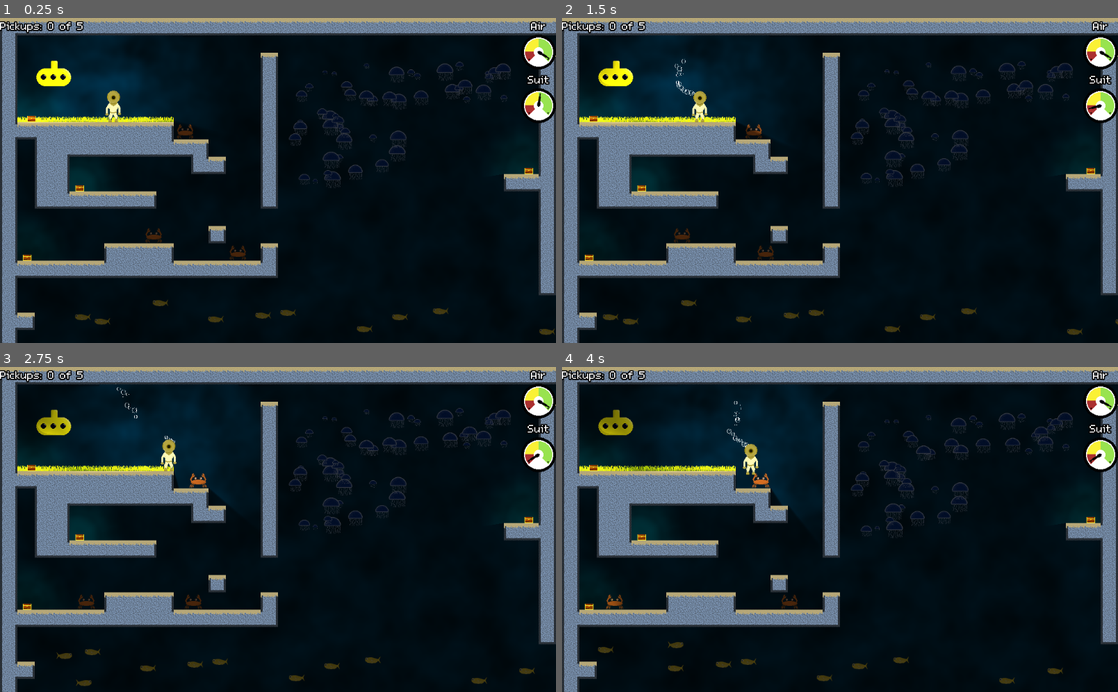
Above: before the commit, frames 1-4 (two rows, left to right).
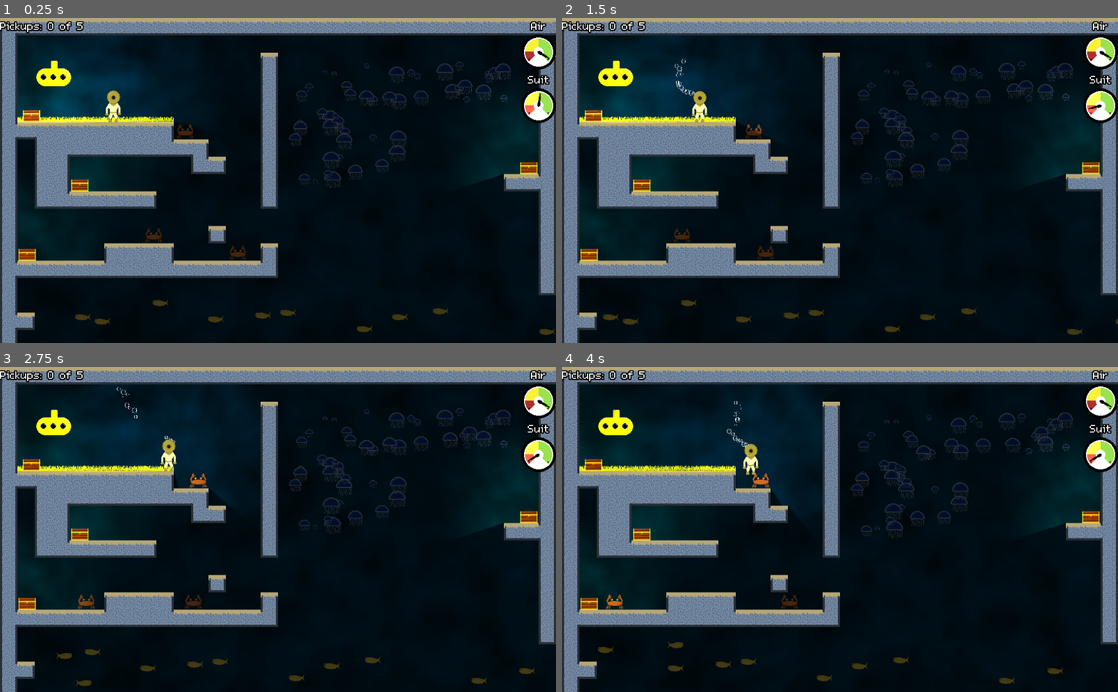
Above: after the commit, the same moments.

Repository: bengosney/diver
Game: Godot game, scene res://MainLevel/PlayableLevel.tscn
Same seed, same stepped clock (60 frames per second), same inputs: the game is played once before the commit and once after it. This scene is started directly instead of the project's main scene.
Inputs:
- Up to frame 1 (0.25 s): no input
- Up to frame 2 (1.5 s): tap Enter (ui_accept) at 0.5, 0.77 s; hold Down (buoyancy_dec) 0.53-1.28 s; hold Right (walk_right) from 0.53 s (still down); tap Up (buoyancy_inc) at 1.35 s
- Up to frame 3 (2.75 s): tap Enter (ui_accept) at 1.52 s; release Right (walk_right) at 2.03 s; hold Left (walk_left) from 2.03 s (still down); hold Down (buoyancy_dec) from 2.03 s (still down)
- Up to frame 4 (4 s): release Left (walk_left) at 2.78 s; release Down (buoyancy_dec) at 2.78 s; hold Right (walk_right) from 2.78 s (still down); tap Up (buoyancy_inc) at 2.85 s; tap Enter (ui_accept) at 3.02, 3.77 s; hold Down (buoyancy_dec) from 3.53 s (still down)

The runs differ from the first frame. In frame 1, 0.6% of the frame differs, in the area x 3-97%, y 13-75%; in frame 2, 0.7%; in frame 3, 1.0%; in frame 4, 1.1%.

Commit message:
Trying it with astar

Diff:
--- a/MainLevel/MainLevel.tscn
+++ b/MainLevel/MainLevel.tscn
@@ -46,23 +46,18 @@
 
 [node name="Chest" parent="PickUps" instance=ExtResource( 5 )]
 position = Vector2( 50, 376 )
-scale = Vector2( 0.5, 0.5 )
 
 [node name="Chest2" parent="PickUps" instance=ExtResource( 5 )]
 position = Vector2( 58, 124 )
-scale = Vector2( 0.5, 0.5 )
 
 [node name="Chest3" parent="PickUps" instance=ExtResource( 5 )]
 position = Vector2( 147, 251 )
-scale = Vector2( 0.5, 0.5 )
 
 [node name="Chest4" parent="PickUps" instance=ExtResource( 5 )]
 position = Vector2( 974, 218 )
-scale = Vector2( 0.5, 0.5 )
 
 [node name="Chest5" parent="PickUps" instance=ExtResource( 5 )]
 position = Vector2( 1482, 568 )
-scale = Vector2( 0.5, 0.5 )
 
 [node name="Enemies" type="Node2D" parent="."]
 
--- a/RandomLevel/RandomLevel.gd
+++ b/RandomLevel/RandomLevel.gd
@@ -1,7 +1,12 @@
 extends Node2D
+
+export(int) var level_seed = 1
+export(int) var chest_count = 1
 
 var _rng = RandomNumberGenerator.new()
 var _chest = preload("res://Chest/Chest.tscn")
+
+onready var astar = AStar2D.new()
 
 
 func vec_to_grid(vec: Vector2, cell_size: Vector2):
@@ -15,11 +20,47 @@
 	return Vector2(_rng.randf_range(0, extents.x), _rng.randf_range(0, extents.y))
 
 
+func id(point: Vector2):
+	var a = point.x
+	var b = point.y
+	return (a + b) * (a + b + 1) / 2 + b
+
+
+func build_astar():
+	var map = $Navigation2D/TileMap
+	var map_size = Vector2(80, 40)
+	var map_extents = map.cell_size * map_size
+
+	var used_cells = map.get_used_cells_by_id(2)
+
+	for cell in used_cells:
+		astar.add_point(id(cell), cell, 1.0)
+		if cell == Vector2(5, 4):
+			print("found player")
+		if cell == Vector2(18, 4):
+			print("found chest")
+		if cell.y == 4:
+			print(cell)
+
+	for cell in used_cells:
+		var neighbors = [Vector2.RIGHT, Vector2.LEFT, Vector2.DOWN, Vector2.UP]
+		for neighbor in neighbors:
+			var next_cell = cell + neighbor
+			if used_cells.has(next_cell):
+				astar.connect_points(id(cell), id(next_cell), false)
+
+	return astar
+
+
 func _ready():
-	_rng.seed = 1
+	init_level()
+
+
+func init_level():
+	_rng.seed = level_seed
 	var noise = OpenSimplexNoise.new()
 
-	noise.seed = 1
+	noise.seed = level_seed
 	noise.octaves = 4
 	noise.period = 20
 	noise.persistence = 0.8
@@ -39,6 +80,10 @@
 			var n = noise.get_noise_2dv(p)
 			map.set_cellv(p, 1 if n > 0 else 2)
 
+	for x in range(2, 8):
+		for y in range(2, 8):
+			map.set_cell(x, y, 2)
+
 	for x in range(0, map_size.x):
 		map.set_cell(x, 0, true)
 		map.set_cell(x, map_size.y - 1, true)
@@ -51,25 +96,35 @@
 	map.update_bitmask_region()
 
 	var cells = map.get_used_cells_by_id(1)
-
 	var from = $Player.position
-
 	var chest_positions = []
 
-	for i in range(10):
+	var empty_cells = map.get_used_cells_by_id(2)
+
+	var astar = build_astar()
+	for i in range(1):
 		var path: Array = []
 		var chest_pos: Vector2
 		var new_chest = _chest.instance()
 		var pos: Vector2
+		var attempts = 0
 		while len(path) == 0:
+			if attempts > 0:
+				print("bad seed")
+				break
+			attempts += 1
+
+			pos = empty_cells[randi() % empty_cells.size()]
+
 			pos = rng_vec(map_extents)
+			pos = $ColorRect.rect_position
 			var map_pos = map.world_to_map(pos)
 			if map.get_cellv(map_pos) == 2:
 				var mov = Vector2.DOWN * map.cell_size.y
 				while map.get_cellv(map_pos) == 2:
 					pos = pos + mov
 					map_pos = map.world_to_map(pos)
-				pos = pos - mov
+				pos = (pos - mov) - Vector2.UP
 
 				chest_pos = vec_to_grid(pos, map.cell_size) + new_chest.get_offset()
 				var too_close = false
@@ -78,8 +133,16 @@
 						too_close = true
 
 				if not too_close:
-					path = $Navigation2D.get_simple_path(from, chest_pos)
+					#path = $Navigation2D.get_simple_path(from, chest_pos, false)
+					print(from, " : ", chest_pos)
+					print(map.world_to_map(from), " - ", map.world_to_map(chest_pos))
+					var a = id(map.world_to_map(from))
+					#var b = id(map.world_to_map(from + (Vector2.RIGHT * 128)))
+					var b = id(map.world_to_map(chest_pos) - Vector2.UP)
+					print(a, " : ", b)
+					path = astar.get_point_path(a, b)
 
+		print(path)
 		chest_positions.append(chest_pos)
 		var new_line = Line2D.new()
 		new_line.points = path
--- a/RandomLevel/RandomLevel.tscn
+++ b/RandomLevel/RandomLevel.tscn
@@ -1,9 +1,10 @@
-[gd_scene load_steps=5 format=2]
+[gd_scene load_steps=6 format=2]
 
 [ext_resource path="res://MainLevel/MainLevel.tres" type="TileSet" id=1]
 [ext_resource path="res://RandomLevel/RandomLevel.gd" type="Script" id=2]
 [ext_resource path="res://Player/Player.tscn" type="PackedScene" id=3]
 [ext_resource path="res://MainLevel/Background.tscn" type="PackedScene" id=4]
+[ext_resource path="res://Sub/Sub.tscn" type="PackedScene" id=5]
 
 [node name="RandomLevel" type="Node2D"]
 script = ExtResource( 2 )
@@ -18,8 +19,21 @@
 
 [node name="ParallaxBackground" parent="Navigation2D/TileMap" instance=ExtResource( 4 )]
 
+[node name="Sub" parent="." instance=ExtResource( 5 )]
+position = Vector2( 167, 96 )
+
 [node name="Player" parent="." instance=ExtResource( 3 )]
-position = Vector2( 208, 75 )
-zoom = 2.0
+position = Vector2( 166, 49 )
+zoom = 2.3
+
+[node name="ColorRect" type="ColorRect" parent="."]
+margin_left = 587.0
+margin_top = 59.0
+margin_right = 627.0
+margin_bottom = 99.0
+color = Color( 0.180392, 0.419608, 0.0431373, 1 )
+__meta__ = {
+"_edit_use_anchors_": false
+}
 
 [connection signal="ready" from="Navigation2D/TileMap" to="." method="_on_TileMap_ready"]
